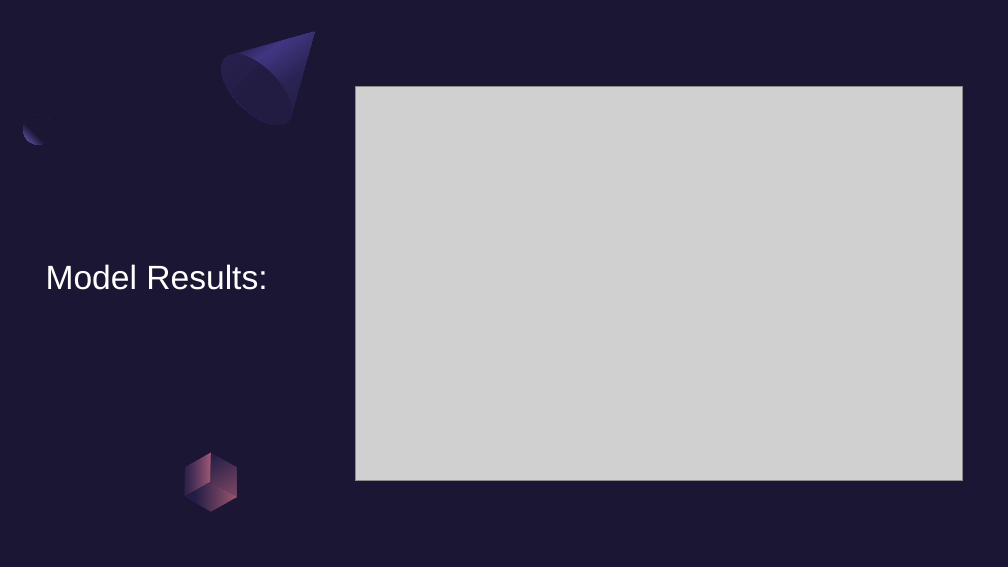
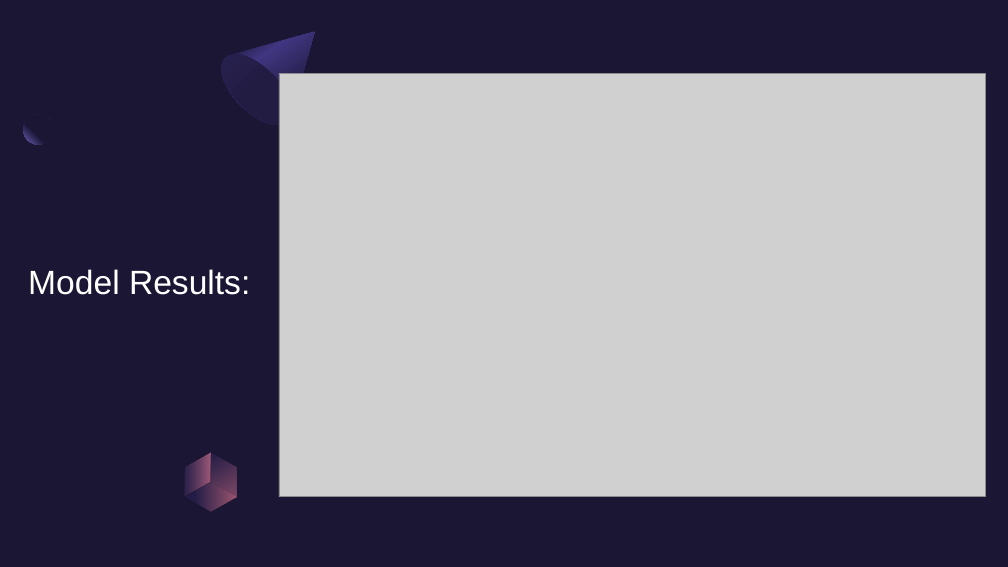
Before and after one commit to Brody-Hill/CapstoneTwo, a slide deck: slide 8 of Reports/Capstone Pres - Brody Hill.pptx. Drawn at 1008x567 pixels with LibreOffice and Linux fonts; fonts in the diff are those of the drawing; grey boxes stand for pictures. Boxes give left, top, right and bottom in pixels: in the first picture for what was removed or moved away, otherwise in the second. Text is boxed around its words. In the diff, an @@ line names an element or a change of style, - is before the commit and + after.

```diff
--- a/Reports/Capstone Pres - Brody Hill.pptx
+++ b/Reports/Capstone Pres - Brody Hill.pptx
@@ title "Model Results:": place and size @@
-title "Model Results:" at [46,264,267,290]
+title "Model Results:" at [28,269,250,295]
@@ picture: place and size @@
-picture at [355,86,963,481]
+picture at [279,73,986,498]
```
